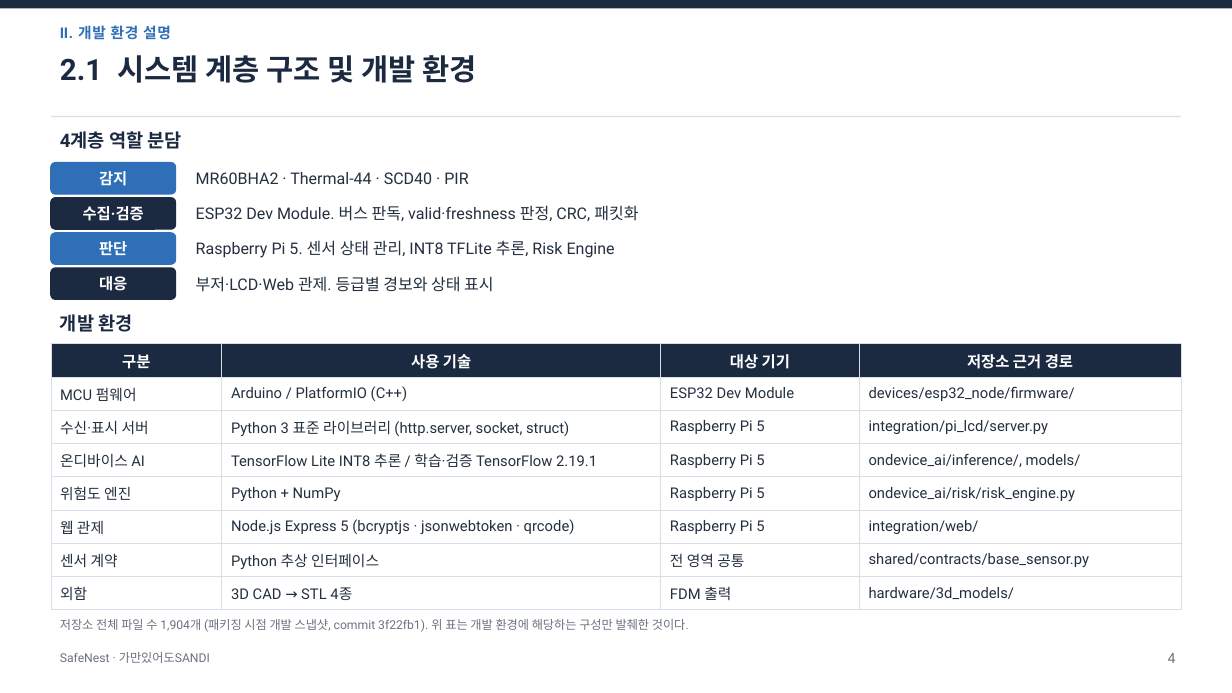
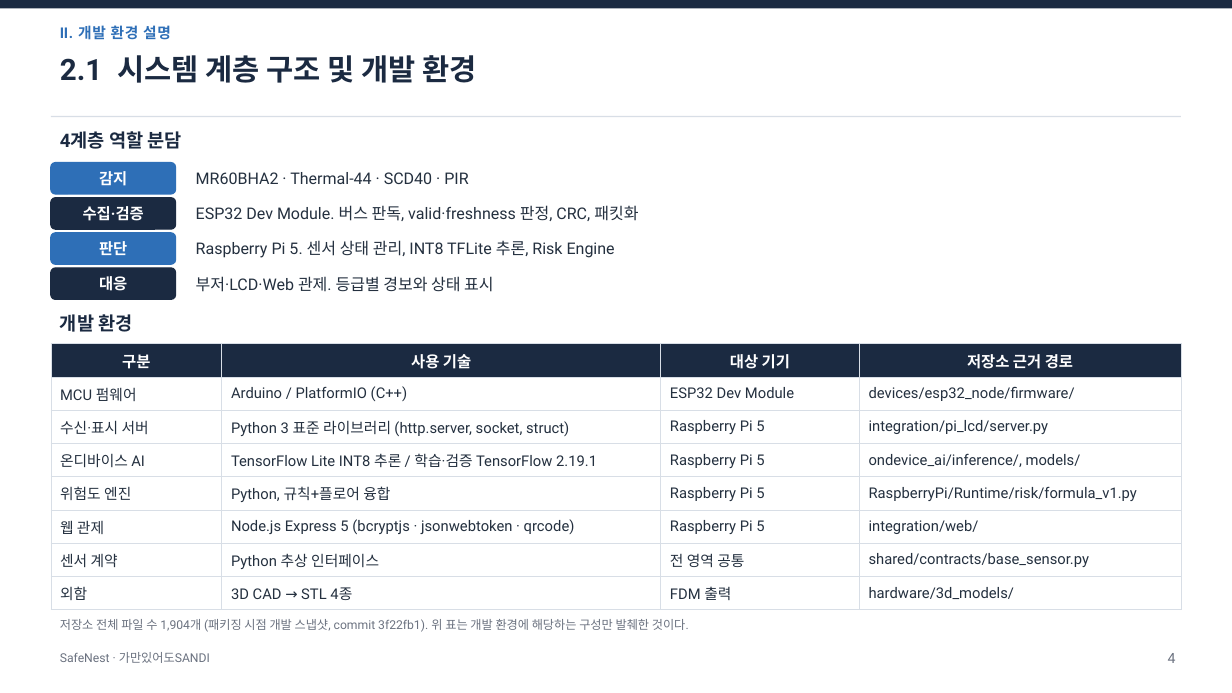
Before and after one commit to jinsu1011/safenest-embedded-competition, a slide deck: slide 5 of final-report/2026ESWContest_자유공모_가만있어도SANDI_개발완료보고서.pptx. Drawn at 1232x693 pixels with LibreOffice and Linux fonts; fonts in the diff are those of the drawing. Boxes give left, top, right and bottom in pixels: in the first picture for what was removed or moved away, otherwise in the second. Text is boxed around its words. In the diff, an @@ line names an element or a change of style, - is before the commit and + after.

```diff
--- a/final-report/2026ESWContest_자유공모_가만있어도SANDI_개발완료보고서.pptx
+++ b/final-report/2026ESWContest_자유공모_가만있어도SANDI_개발완료보고서.pptx
@@ table at box(51, 344, 1181, 604) @@
-row 5, column 2: Python + NumPy
+row 5, column 2: Python, 규칙+플로어 융합
-row 5, column 4: ondevice_ai/risk/risk_engine.py
+row 5, column 4: RaspberryPi/Runtime/risk/formula_v1.py
```
Also in this commit, not shown: 4 other slides changed, 16 other files.
